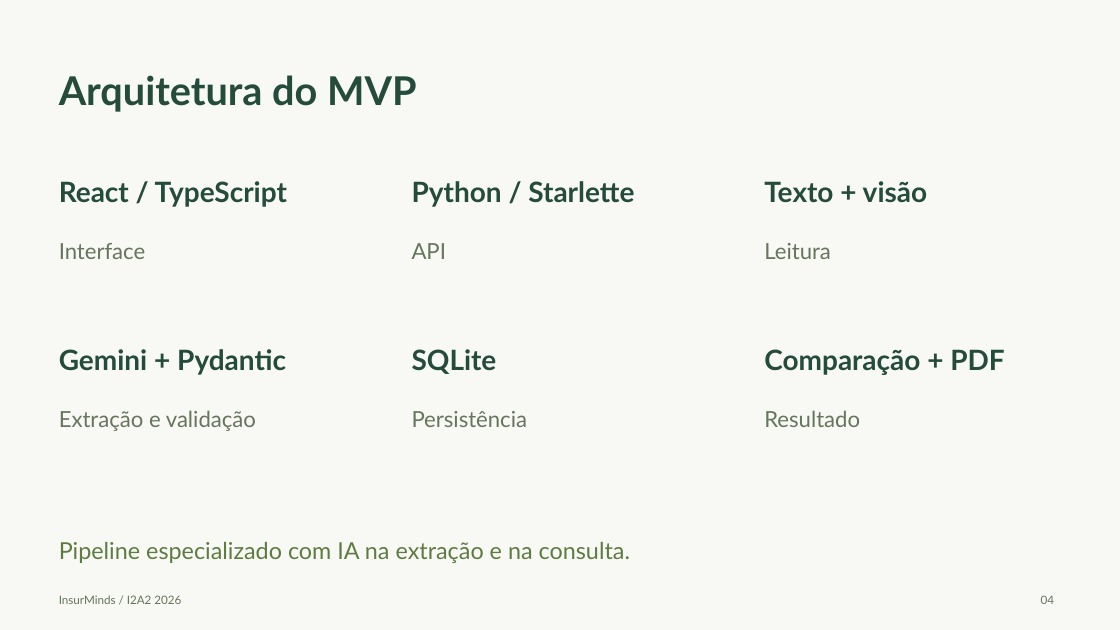
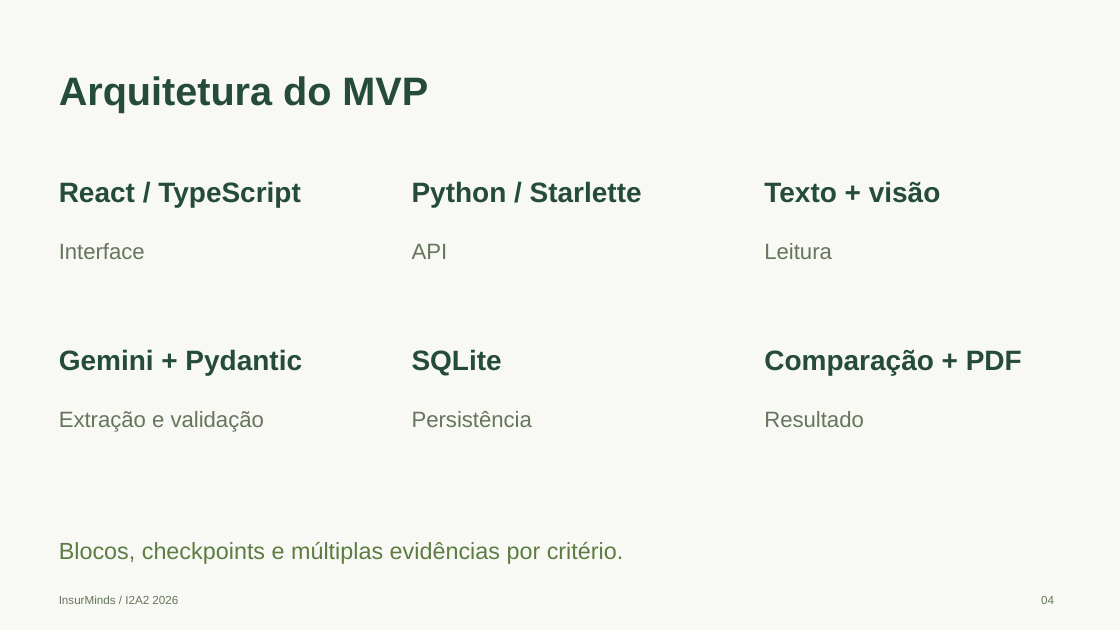
Before and after one commit to vicTmm/i2a2-desafio-final, a slide deck: slide 4 of Projeto_Final_Artefatos/InsurMinds_Projeto_Final.pptx. Drawn at 1120x630 pixels with LibreOffice and Linux fonts; fonts in the diff are those of the drawing. Boxes give left, top, right and bottom in pixels: in the first picture for what was removed or moved away, otherwise in the second. Text is boxed around its words. In the diff, an @@ line names an element or a change of style, - is before the commit and + after.

```diff
--- a/Projeto_Final_Artefatos/InsurMinds_Projeto_Final.pptx
+++ b/Projeto_Final_Artefatos/InsurMinds_Projeto_Final.pptx
@@ font Lato to Arial in 15 elements at (59, 76, 428, 113), (59, 595, 178, 604), (1041, 596, 1054, 604), (59, 181, 301, 207), (59, 243, 145, 259), (412, 181, 642, 207), (412, 244, 448, 259), (764, 181, 941, 203), (764, 243, 832, 259), (59, 349, 302, 375), (59, 411, 264, 432), (412, 349, 502, 375), (412, 411, 532, 427), (764, 350, 1022, 375), (764, 411, 864, 427) @@
@@ text at (59, 542, 623, 564): text changed; font Lato to Arial @@
-Pipeline especializado com IA na extração e na consulta.
+Blocos, checkpoints e múltiplas evidências por critério.
```
Also in this commit, not shown: 7 other slides changed, 38 other files.
